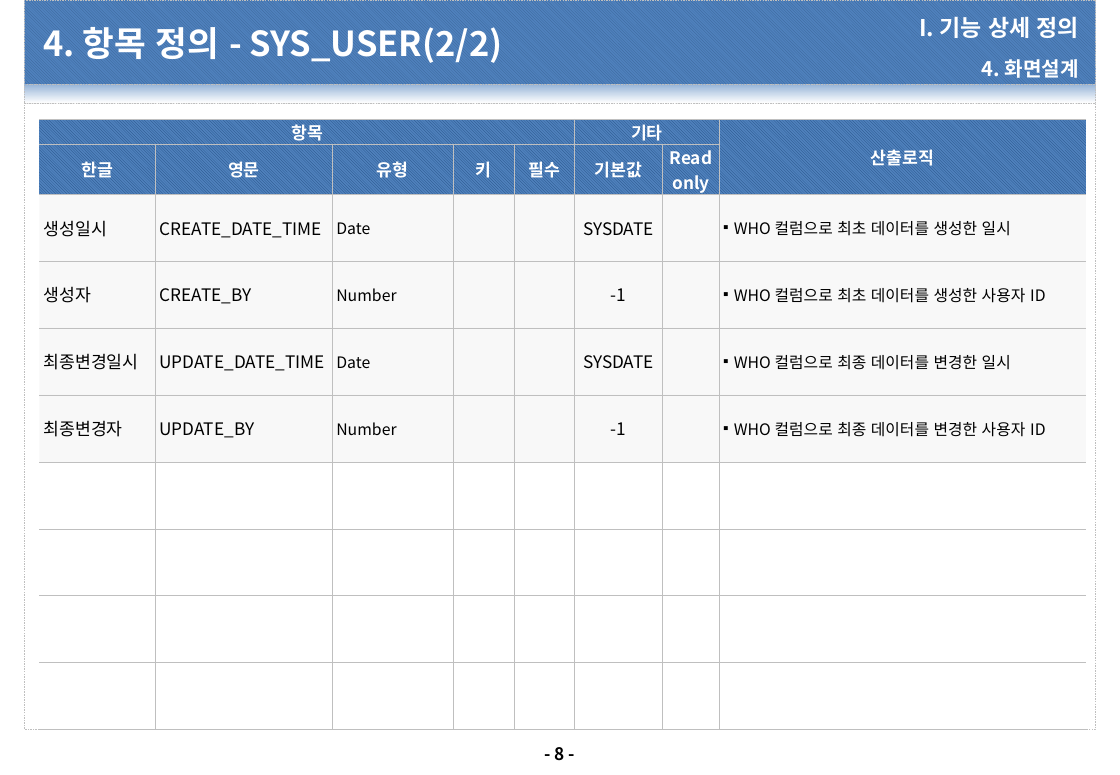
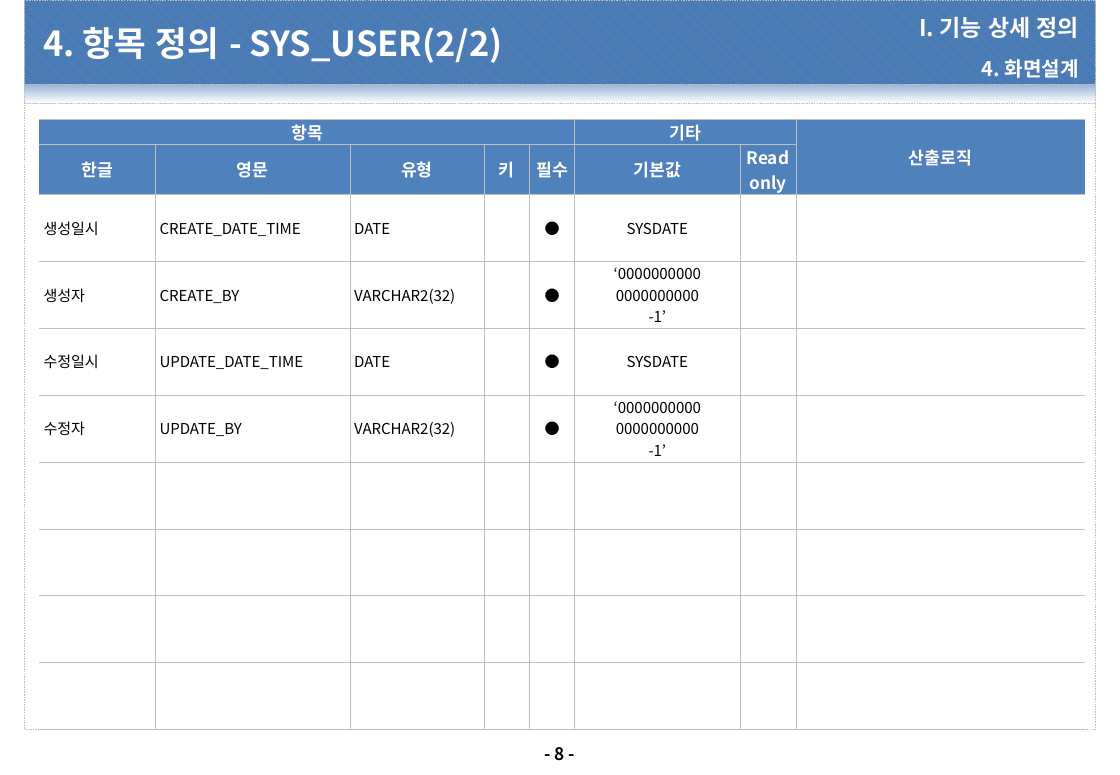
Before and after one commit to dims1111/ESM, a slide deck: slide 8 of document/30.설계(DP)/DP-1030.UI 설계서/DP-1030.설계서_ESM_SYS_0000.로그인_20210201_v1.0.pptx. Drawn at 1120x775 pixels with LibreOffice and Linux fonts; fonts in the diff are those of the drawing; background and template pictures are left out. Boxes give left, top, right and bottom in pixels: in the first picture for what was removed or moved away, otherwise in the second. Text is boxed around its words. In the diff, an @@ line names an element or a change of style, - is before the commit and + after.

Commit message:
UI설계서 업데이트

```diff
--- a/document/30.설계(DP)/DP-1030.UI 설계서/DP-1030.설계서_ESM_SYS_0000.로그인_20210201_v1.0.pptx
+++ b/document/30.설계(DP)/DP-1030.UI 설계서/DP-1030.설계서_ESM_SYS_0000.로그인_20210201_v1.0.pptx
@@ table at [39, 119, 1085, 717] @@
-row 3: 생성일시 | CREATE_DATE_TIME | Date |  |  | SYSDATE |  | WHO 컬럼으로 최초 데이터를 생성한 일시
+row 3: 생성일시 | CREATE_DATE_TIME | DATE |  | ● | SYSDATE |  | 
-row 4: 생성자 | CREATE_BY | Number |  |  | -1 |  | WHO 컬럼으로 최초 데이터를 생성한 사용자 ID
+row 4: 생성자 | CREATE_BY | VARCHAR2(32) |  | ● | ‘0000000000 / 0000000000 / -1’ |  | 
-row 5: 최종변경일시 | UPDATE_DATE_TIME | Date |  |  | SYSDATE |  | WHO 컬럼으로 최종 데이터를 변경한 일시
+row 5: 수정일시 | UPDATE_DATE_TIME | DATE |  | ● | SYSDATE |  | 
-row 6: 최종변경자 | UPDATE_BY | Number |  |  | -1 |  | WHO 컬럼으로 최종 데이터를 변경한 사용자 ID
+row 6: 수정자 | UPDATE_BY | VARCHAR2(32) |  | ● | ‘0000000000 / 0000000000 / -1’ |  | 
@@ fill pattern #1F497D on #4F81BD to #4F81BD in 10 cells @@
@@ fill #F2F2F2 at 50% opacity to #FFFFFF in 32 cells @@
@@ size 12 to 10.5 pt in "생성일시", "CREATE_DATE_TIME", "SYSDATE", "생성자" and 4 more places @@
```
Also in this commit, not shown: 5 other slides changed, 6 other files.
